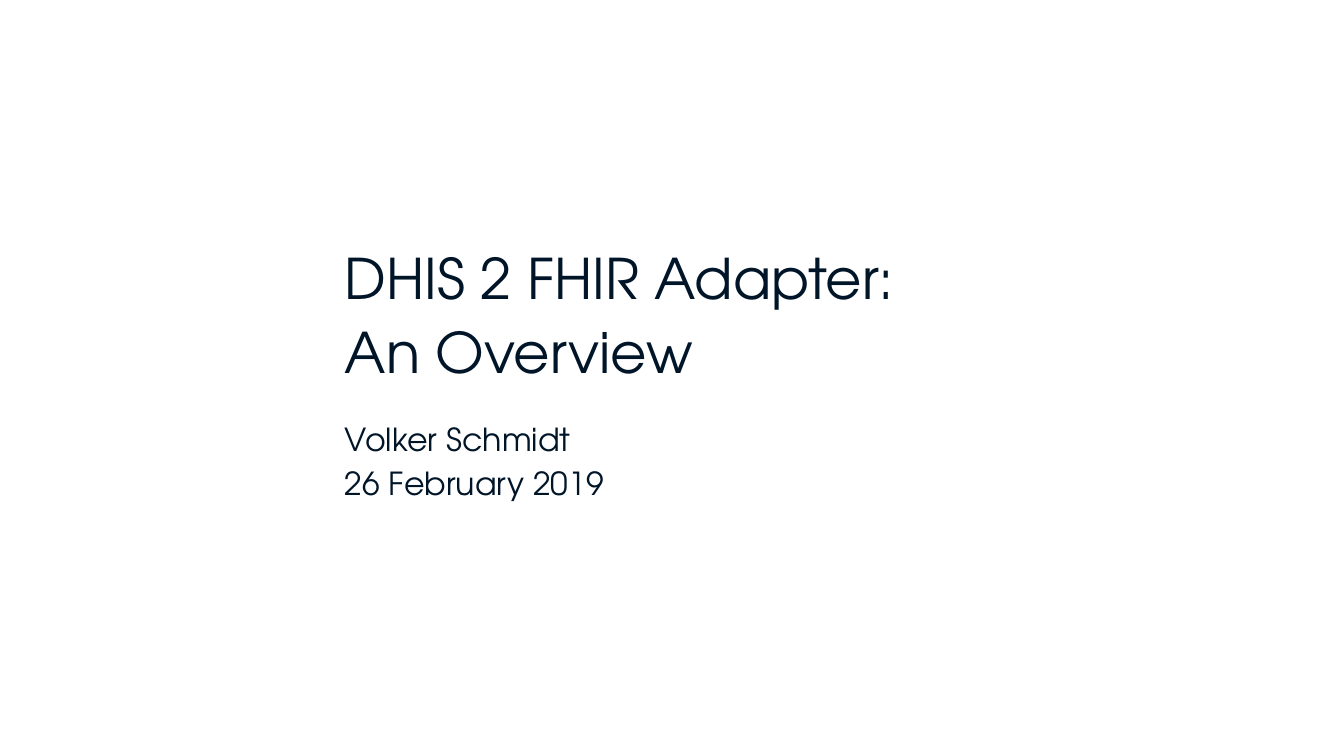
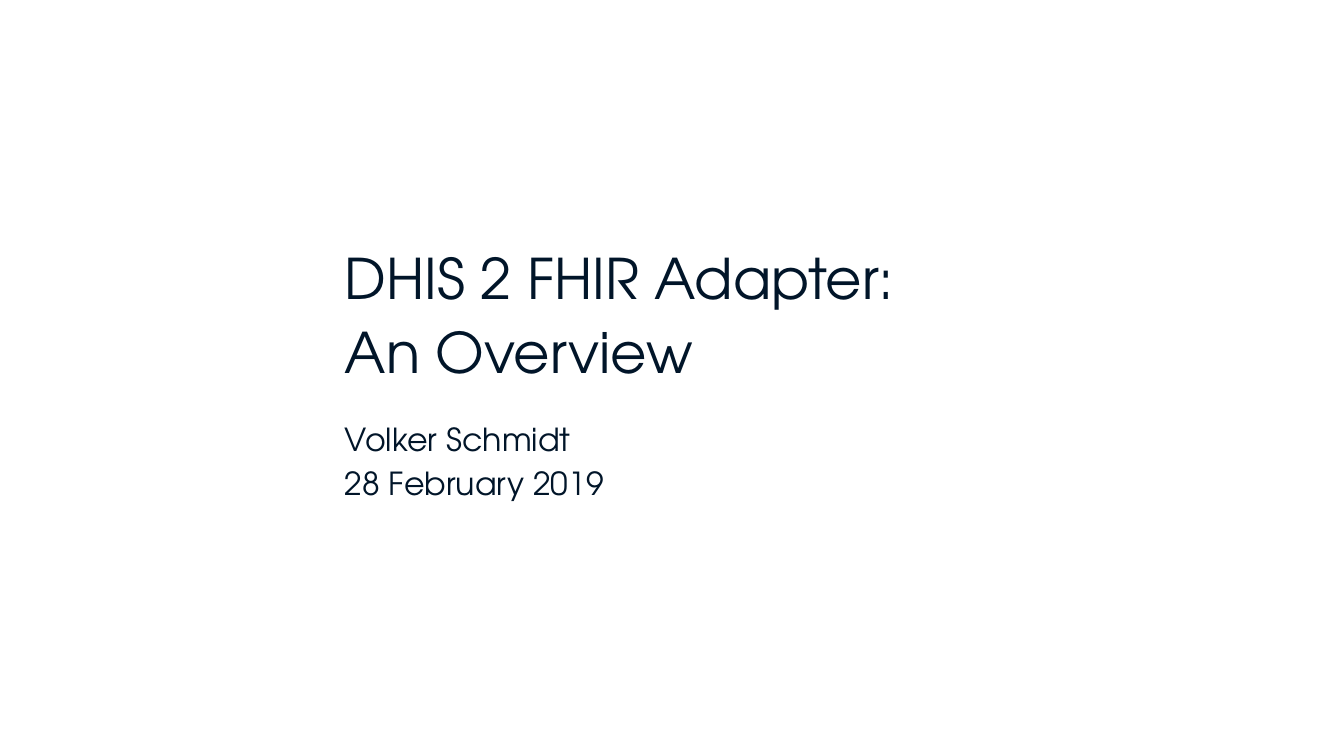
Before and after one commit to dhis2/dhis2-fhir-adapter, a slide deck: slide 1 of docs/DHIS_2_FHIR_Adapter_-_An_Overview.pptx. Drawn at 1344x756 pixels with LibreOffice and Linux fonts; fonts in the diff are those of the drawing; background and template pictures are left out. Boxes give left, top, right and bottom in pixels: in the first picture for what was removed or moved away, otherwise in the second. Text is boxed around its words. In the diff, an @@ line names an element or a change of style, - is before the commit and + after.

Commit message:
Enable FHIR REST interface only mode.

```diff
--- a/docs/DHIS_2_FHIR_Adapter_-_An_Overview.pptx
+++ b/docs/DHIS_2_FHIR_Adapter_-_An_Overview.pptx
@@ subtitle at <box>345,471,603,501</box>: text changed @@
-26 February 2019
+28 February 2019
```
Also in this commit, not shown: 1 other slide changed, 20 other files.
